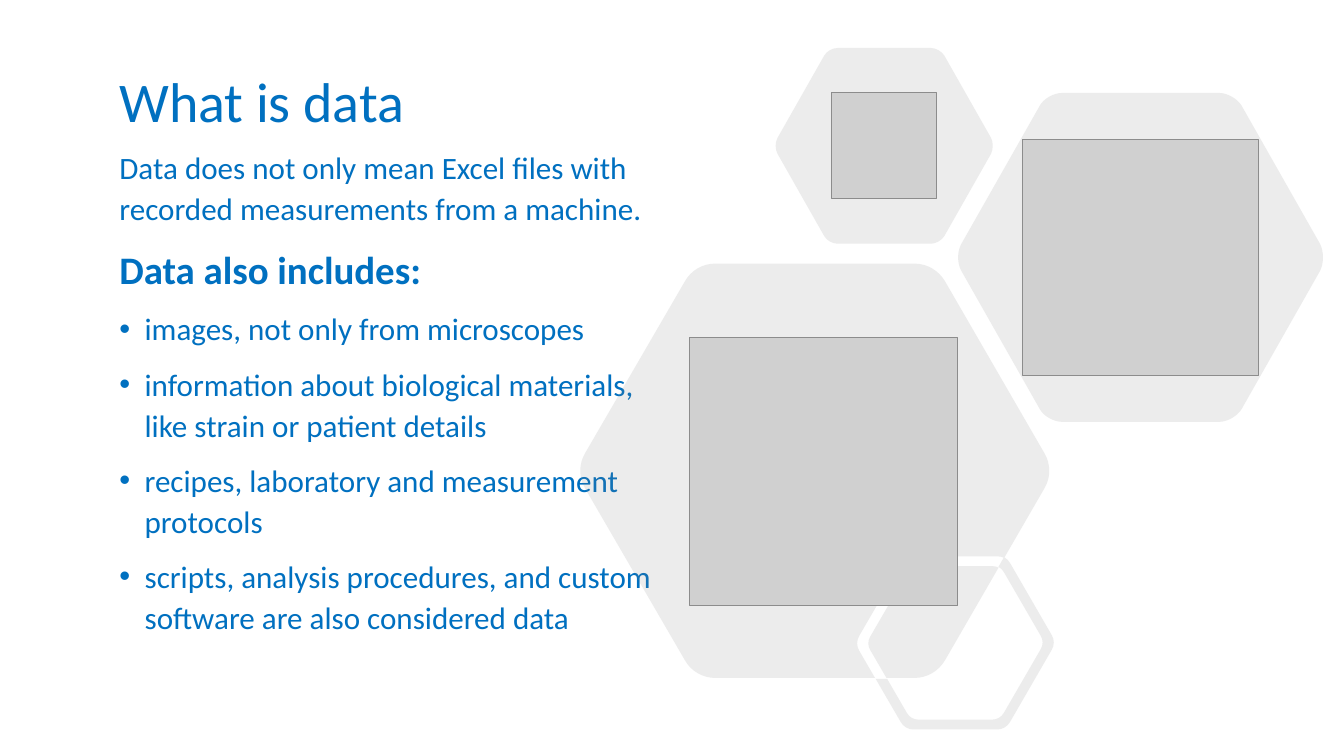
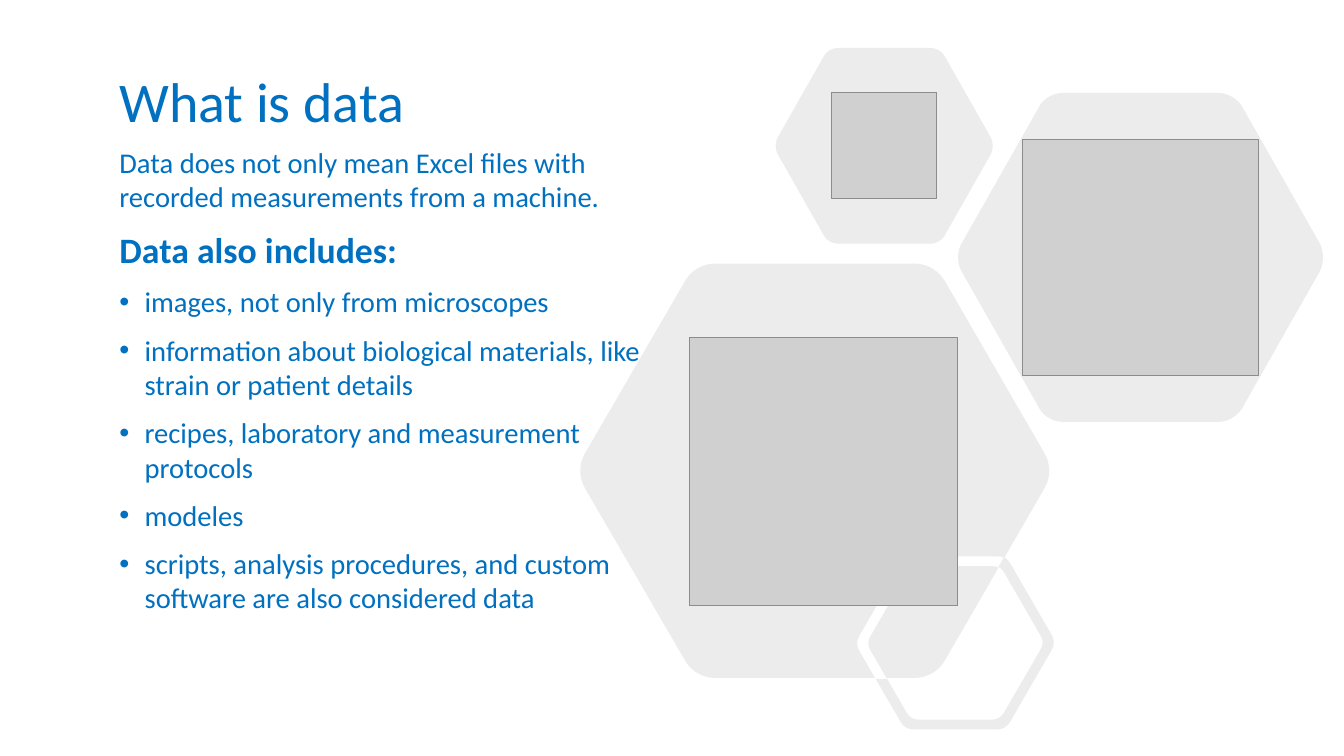
Before and after one commit to tobyhodges/solid-waddle, a slide deck: slide 2 of instructors/03_Being_FAIR_Episode_v2.0.pptx. Drawn at 1344x756 pixels with LibreOffice and Linux fonts; fonts in the diff are those of the drawing; grey boxes stand for pictures; background and template pictures are left out. Boxes give left, top, right and bottom in pixels: in the first picture for what was removed or moved away, otherwise in the second. Text is boxed around its words. In the diff, an @@ line names an element or a change of style, - is before the commit and + after.

```diff
--- a/instructors/03_Being_FAIR_Episode_v2.0.pptx
+++ b/instructors/03_Being_FAIR_Episode_v2.0.pptx
@@ text at (x1=119, y1=153, x2=639, y2=609): size 22.2 to 20.4 pt; size 27.8 to 25.5 pt in "Data also includes:"; line spacing 1.1 to 1 @@
@@ text at (x1=145, y1=506, x2=244, y2=527): paragraph added @@
+• modeles
```
Also in this commit, not shown: 1 other slide changed, 1 slide added, 5 other files.
